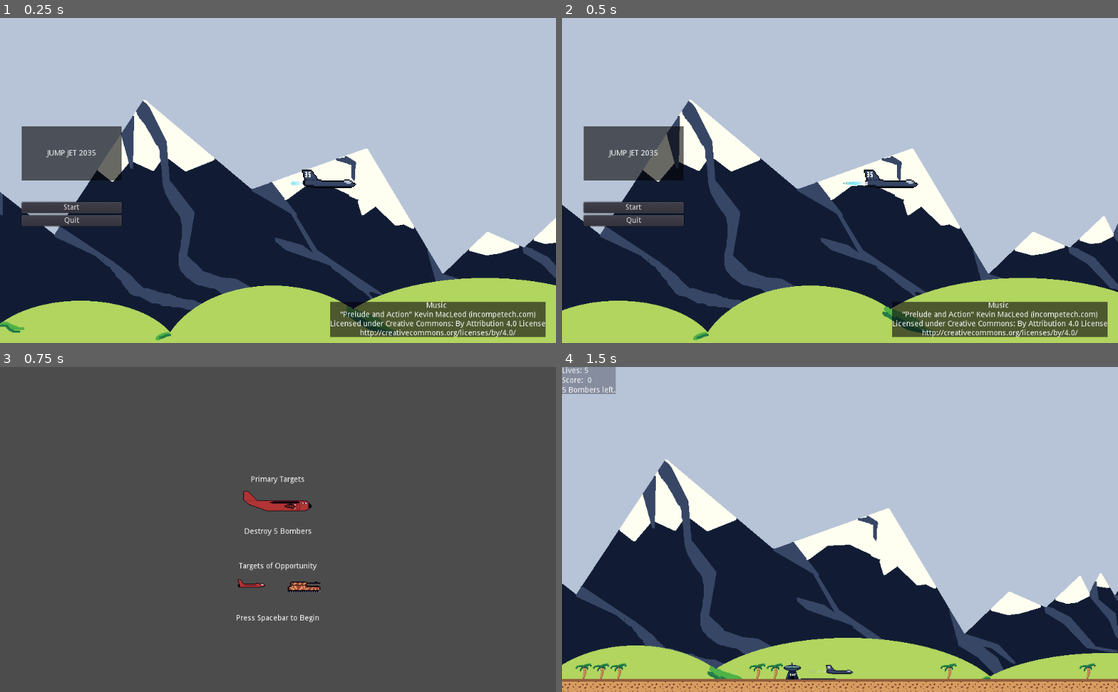
Above: before the commit, frames 1-4 (two rows, left to right).
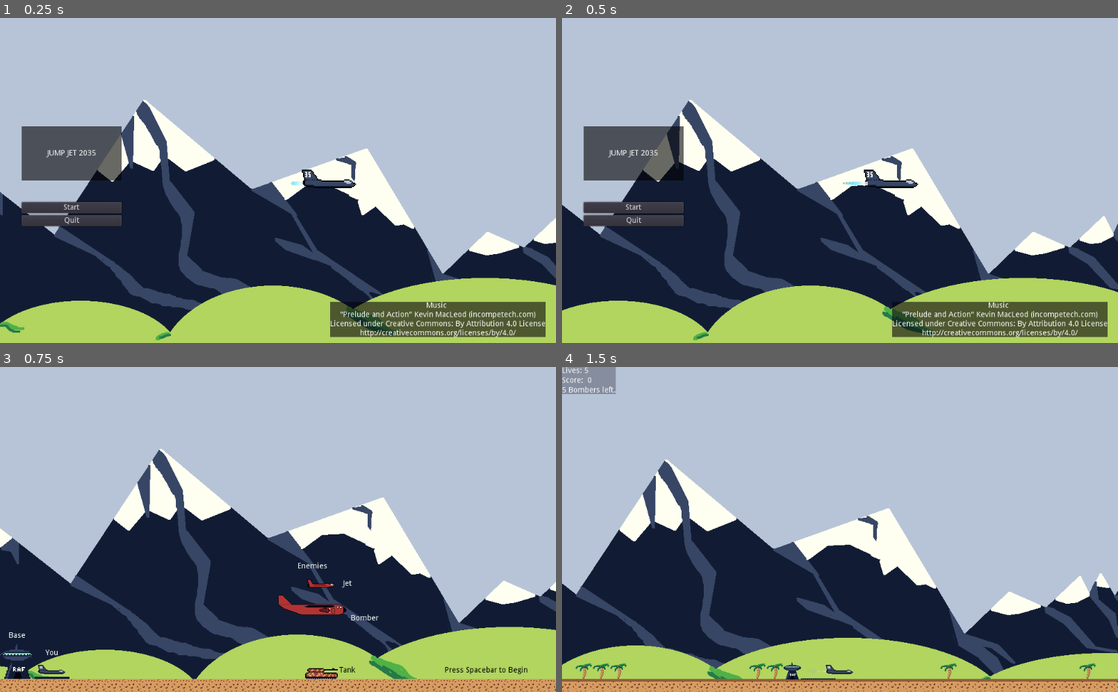
Above: after the commit, the same moments.

Repository: timbo-nz/jj2035
Game: Godot game, scene res://scenes/TitleScreen.tscn
The game is run twice, just before and just after one commit, with the same random seed, the same clock (stepped at 60 frames per second) and the same inputs.
Inputs (mouse positions are in pixels of both pictures, inside the frame that each line leads up to):
- Up to frame 1 (0.25 s): no input
- Up to frame 2 (0.5 s): no input
- Up to frame 3 (0.75 s): click "Start" at 0.5 s
- Up to frame 4 (1.5 s): tap Space (shoot) at 1.25 s; move the mouse to (962, 513) at 1.27 s; hold D (right) from 1.28 s (still down); tap Keypad 1 (game_over) at 1.35 s

Frames 1-2 are identical in both runs. In frame 3, 100% of the frame differs, in the area x 0-100%, y 0-100%; in frame 4, nothing differs.

Commit message:
gamecontroller now updates high score correctly, update mission 1 briefing screen

Diff:
--- a/scenes/levels/Level_1_Mission_Screen.tscn
+++ b/scenes/levels/Level_1_Mission_Screen.tscn
@@ -1,70 +1,283 @@
-[gd_scene load_steps=5 format=2]
+[gd_scene load_steps=10 format=2]
 
 [ext_resource path="res://scripts/Level_1_Mission_Screen.gd" type="Script" id=1]
 [ext_resource path="res://sprites/air_sprites/air_units/eJet.png" type="Texture" id=2]
 [ext_resource path="res://sprites/air_sprites/air_units_big/bomber_0.png" type="Texture" id=3]
 [ext_resource path="res://sprites/ground_sprites/tank1.png" type="Texture" id=4]
+[ext_resource path="res://scenes/parallaxBg.tscn" type="PackedScene" id=5]
+[ext_resource path="res://sprites/ground_sprites/groundTile/ground_2.png" type="Texture" id=6]
+[ext_resource path="res://sprites/ground_sprites/baseTower.png" type="Texture" id=7]
+[ext_resource path="res://sprites/ground_sprites/basePad.png" type="Texture" id=8]
+[ext_resource path="res://sprites/air_sprites/air_units/f35.png" type="Texture" id=9]
 
 [node name="Level_1_Mission_Screen" type="Node2D"]
 script = ExtResource( 1 )
 
 [node name="EnemyJet" type="TextureRect" parent="."]
-margin_left = 416.0
+margin_left = 544.0
 margin_top = 384.0
-margin_right = 512.0
+margin_right = 640.0
 margin_bottom = 416.0
 texture = ExtResource( 2 )
 stretch_mode = 4
 
 [node name="EnemyBomber" type="TextureRect" parent="."]
-margin_left = 416.0
-margin_top = 224.0
-margin_right = 608.0
-margin_bottom = 288.0
+margin_left = 480.0
+margin_top = 416.0
+margin_right = 672.0
+margin_bottom = 480.0
 texture = ExtResource( 3 )
 stretch_mode = 4
 
 [node name="EnemyTank" type="TextureRect" parent="."]
-margin_left = 512.0
-margin_top = 352.0
-margin_right = 560.0
-margin_bottom = 384.0
+margin_left = 544.0
+margin_top = 512.0
+margin_right = 592.0
+margin_bottom = 544.0
 rect_scale = Vector2( 2, 2 )
 texture = ExtResource( 4 )
 stretch_mode = 4
 
 [node name="Label2" type="Label" parent="."]
-margin_left = 416.0
+margin_left = 800.0
+margin_top = 544.0
+margin_right = 992.0
+margin_bottom = 576.0
+custom_colors/font_color = Color( 0, 0, 0, 1 )
+text = "Press Spacebar to Begin"
+align = 1
+valign = 1
+
+[node name="Label3" type="Label" parent="."]
+margin_left = 480.0
+margin_top = 352.0
+margin_right = 672.0
+margin_bottom = 384.0
+text = "Enemies"
+align = 1
+valign = 1
+
+[node name="Label6" type="Label" parent="."]
+margin_left = 544.0
+margin_top = 384.0
+margin_right = 736.0
+margin_bottom = 416.0
+text = "Jet"
+align = 1
+valign = 1
+
+[node name="Label7" type="Label" parent="."]
+margin_left = 576.0
 margin_top = 448.0
-margin_right = 608.0
+margin_right = 768.0
 margin_bottom = 480.0
-text = "Press Spacebar to Begin"
-align = 1
-valign = 1
-
-[node name="Label3" type="Label" parent="."]
-margin_left = 416.0
-margin_top = 192.0
-margin_right = 608.0
-margin_bottom = 224.0
-text = "Primary Targets"
+text = "Bomber"
+align = 1
+valign = 1
+
+[node name="Label8" type="Label" parent="."]
+margin_left = 544.0
+margin_top = 544.0
+margin_right = 736.0
+margin_bottom = 576.0
+custom_colors/font_color = Color( 0, 0, 0, 1 )
+text = "Tank"
 align = 1
 valign = 1
 
 [node name="Label4" type="Label" parent="."]
-margin_left = 416.0
-margin_top = 352.0
-margin_right = 608.0
-margin_bottom = 384.0
-text = "Targets of Opportunity"
+margin_left = 64.0
+margin_top = 512.0
+margin_right = 128.0
+margin_bottom = 544.0
+text = "You"
 align = 1
 valign = 1
 
 [node name="Label5" type="Label" parent="."]
-margin_left = 416.0
-margin_top = 288.0
-margin_right = 608.0
-margin_bottom = 320.0
-text = "Destroy 5 Bombers"
-align = 1
-valign = 1
+margin_top = 480.0
+margin_right = 64.0
+margin_bottom = 512.0
+text = "Base"
+align = 1
+valign = 1
+
+[node name="parallaxBg" parent="." instance=ExtResource( 5 )]
+offset = Vector2( 0, -500 )
+transform = Transform2D( 1, 0, 0, 1, 0, -500 )
+
+[node name="Node" type="Node" parent="."]
+
+[node name="Sprite" type="Sprite" parent="Node"]
+position = Vector2( 0, 576 )
+texture = ExtResource( 6 )
+offset = Vector2( 16, 16 )
+
+[node name="Sprite12" type="Sprite" parent="Node"]
+position = Vector2( 224, 576 )
+texture = ExtResource( 6 )
+offset = Vector2( 16, 16 )
+
+[node name="Sprite15" type="Sprite" parent="Node"]
+position = Vector2( 448, 576 )
+texture = ExtResource( 6 )
+offset = Vector2( 16, 16 )
+
+[node name="Sprite22" type="Sprite" parent="Node"]
+position = Vector2( 672, 576 )
+texture = ExtResource( 6 )
+offset = Vector2( 16, 16 )
+
+[node name="Sprite35" type="Sprite" parent="Node"]
+position = Vector2( 896, 576 )
+texture = ExtResource( 6 )
+offset = Vector2( 16, 16 )
+
+[node name="Sprite2" type="Sprite" parent="Node"]
+position = Vector2( 32, 576 )
+texture = ExtResource( 6 )
+offset = Vector2( 16, 16 )
+
+[node name="Sprite13" type="Sprite" parent="Node"]
+position = Vector2( 256, 576 )
+texture = ExtResource( 6 )
+offset = Vector2( 16, 16 )
+
+[node name="Sprite17" type="Sprite" parent="Node"]
+position = Vector2( 480, 576 )
+texture = ExtResource( 6 )
+offset = Vector2( 16, 16 )
+
+[node name="Sprite24" type="Sprite" parent="Node"]
+position = Vector2( 704, 576 )
+texture = ExtResource( 6 )
+offset = Vector2( 16, 16 )
+
+[node name="Sprite31" type="Sprite" parent="Node"]
+position = Vector2( 928, 576 )
+texture = ExtResource( 6 )
+offset = Vector2( 16, 16 )
+
+[node name="Sprite3" type="Sprite" parent="Node"]
+position = Vector2( 64, 576 )
+texture = ExtResource( 6 )
+offset = Vector2( 16, 16 )
+
+[node name="Sprite10" type="Sprite" parent="Node"]
+position = Vector2( 288, 576 )
+texture = ExtResource( 6 )
+offset = Vector2( 16, 16 )
+
+[node name="Sprite20" type="Sprite" parent="Node"]
+position = Vector2( 512, 576 )
+texture = ExtResource( 6 )
+offset = Vector2( 16, 16 )
+
+[node name="Sprite23" type="Sprite" parent="Node"]
+position = Vector2( 736, 576 )
+texture = ExtResource( 6 )
+offset = Vector2( 16, 16 )
+
+[node name="Sprite29" type="Sprite" parent="Node"]
+position = Vector2( 960, 576 )
+texture = ExtResource( 6 )
+offset = Vector2( 16, 16 )
+
+[node name="Sprite4" type="Sprite" parent="Node"]
+position = Vector2( 96, 576 )
+texture = ExtResource( 6 )
+offset = Vector2( 16, 16 )
+
+[node name="Sprite8" type="Sprite" parent="Node"]
+position = Vector2( 320, 576 )
+texture = ExtResource( 6 )
+offset = Vector2( 16, 16 )
+
+[node name="Sprite21" type="Sprite" parent="Node"]
+position = Vector2( 544, 576 )
+texture = ExtResource( 6 )
+offset = Vector2( 16, 16 )
+
+[node name="Sprite27" type="Sprite" parent="Node"]
+position = Vector2( 768, 576 )
+texture = ExtResource( 6 )
+offset = Vector2( 16, 16 )
+
+[node name="Sprite32" type="Sprite" parent="Node"]
+position = Vector2( 992, 576 )
+texture = ExtResource( 6 )
+offset = Vector2( 16, 16 )
+
+[node name="Sprite5" type="Sprite" parent="Node"]
+position = Vector2( 128, 576 )
+texture = ExtResource( 6 )
+offset = Vector2( 16, 16 )
+
+[node name="Sprite14" type="Sprite" parent="Node"]
+position = Vector2( 352, 576 )
+texture = ExtResource( 6 )
+offset = Vector2( 16, 16 )
+
+[node name="Sprite18" type="Sprite" parent="Node"]
+position = Vector2( 576, 576 )
+texture = ExtResource( 6 )
+offset = Vector2( 16, 16 )
+
+[node name="Sprite25" type="Sprite" parent="Node"]
+position = Vector2( 800, 576 )
+texture = ExtResource( 6 )
+offset = Vector2( 16, 16 )
+
+[node name="Sprite6" type="Sprite" parent="Node"]
+position = Vector2( 160, 576 )
+texture = ExtResource( 6 )
+offset = Vector2( 16, 16 )
+
+[node name="Sprite9" type="Sprite" parent="Node"]
+position = Vector2( 384, 576 )
+texture = ExtResource( 6 )
+offset = Vector2( 16, 16 )
+
+[node name="Sprite19" type="Sprite" parent="Node"]
+position = Vector2( 608, 576 )
+texture = ExtResource( 6 )
+offset = Vector2( 16, 16 )
+
+[node name="Sprite26" type="Sprite" parent="Node"]
+position = Vector2( 832, 576 )
+texture = ExtResource( 6 )
+offset = Vector2( 16, 16 )
+
+[node name="Sprite7" type="Sprite" parent="Node"]
+position = Vector2( 192, 576 )
+texture = ExtResource( 6 )
+offset = Vector2( 16, 16 )
+
+[node name="Sprite11" type="Sprite" parent="Node"]
+position = Vector2( 416, 576 )
+texture = ExtResource( 6 )
+offset = Vector2( 16, 16 )
+
+[node name="Sprite16" type="Sprite" parent="Node"]
+position = Vector2( 640, 576 )
+texture = ExtResource( 6 )
+offset = Vector2( 16, 16 )
+
+[node name="Sprite28" type="Sprite" parent="Node"]
+position = Vector2( 864, 576 )
+texture = ExtResource( 6 )
+offset = Vector2( 16, 16 )
+
+[node name="Sprite30" type="Sprite" parent="Node"]
+position = Vector2( 32, 544 )
+scale = Vector2( 2, 2 )
+texture = ExtResource( 7 )
+
+[node name="Sprite33" type="Sprite" parent="Node"]
+position = Vector2( 96, 544 )
+scale = Vector2( 2, 2 )
+texture = ExtResource( 8 )
+
+[node name="Sprite34" type="Sprite" parent="Node"]
+position = Vector2( 96, 560 )
+texture = ExtResource( 9 )
--- a/scripts/GameController.gd
+++ b/scripts/GameController.gd
@@ -15,15 +15,16 @@
 	$Music.play()
 	pass # Replace with function body.
 
+func _process(delta):
+	if sessionHighScore < playerScore:
+		sessionHighScore = playerScore
+
 func decrementPlayerLives():
 	playerLives -= 1
 	if playerLives == 0:
 		_game_over()
 
 func _game_over():
-	if sessionHighScore < playerScore:
-		sessionHighScore = playerScore
-
 	get_tree().change_scene("res://scenes/Game_Over.tscn")
 
 func reset():
